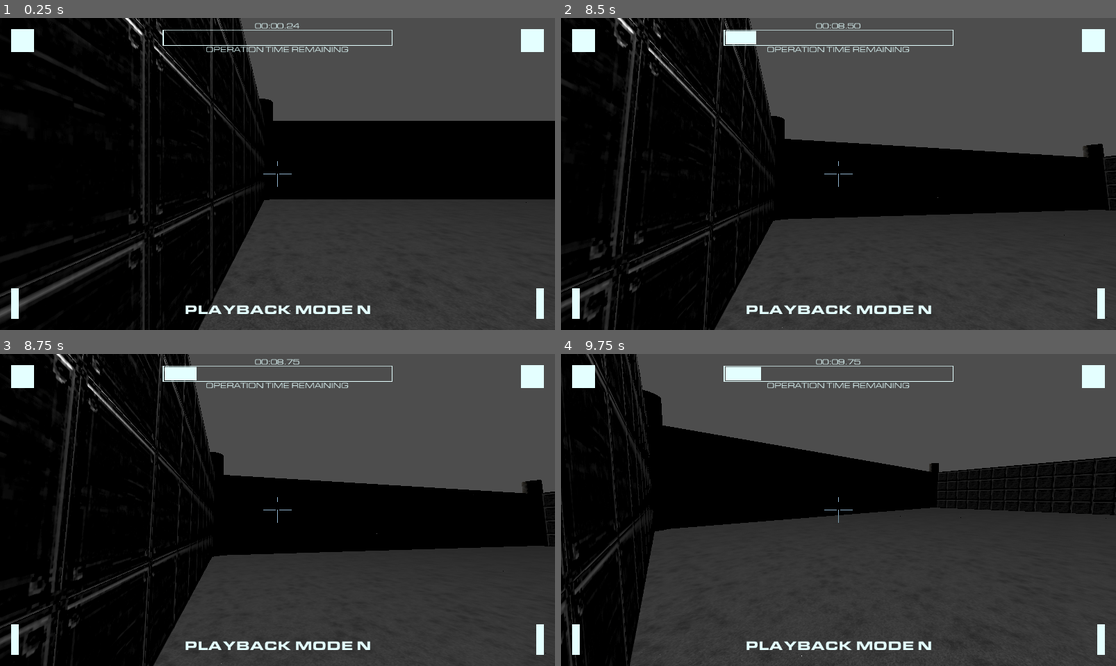
Above: before the commit, frames 1-4 (two rows, left to right).
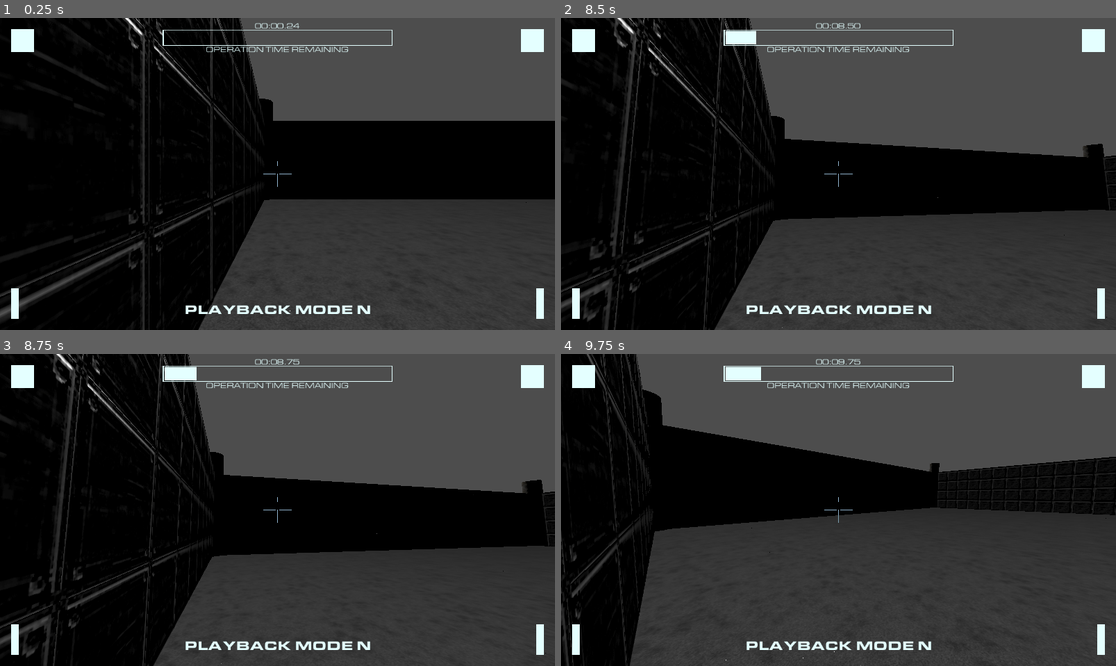
Above: after the commit, the same moments.

Repository: hadder10/Finished_game_2
Game: Godot game, scene res://Scenes/lvls/Level_1.tscn
Same seed, same stepped clock (60 frames per second), same inputs: the game is played once before the commit and once after it. Sound files missing from this copy of the repository are replaced by a short silence.
Inputs (mouse positions are in pixels of both pictures, inside the frame that each line leads up to):
- Up to frame 1 (0.25 s): no input
- Up to frame 2 (8.5 s): tap Enter (ui_accept) at 0.5, 0.77, 1.52, 3.02, 3.77, 4.52, 6.02, 6.77, 7.52 s; move the mouse to (866, 174) at 0.52 s; press the mouse at (866, 174) at 0.53 s; hold Shift (accel) from 0.53 s (still down); move the mouse to (810, 174) at 1.27 s; release the mouse at (810, 174) at 1.28 s; click (810, 174) at 1.35 s; move the mouse to (849, 167) at 2.02 s; press the mouse at (849, 167) at 2.03 s; move the mouse to (832, 180) at 2.77 s; release the mouse at (832, 180) at 2.78 s; click (832, 180) at 2.85 s; move the mouse to (877, 177) at 3.52 s; press the mouse at (877, 177) at 3.53 s; move the mouse to (794, 170) at 4.27 s; release the mouse at (794, 170) at 4.28 s; click (794, 170) at 4.35 s; move the mouse to (844, 174) at 5.02 s; press the mouse at (844, 174) at 5.03 s; move the mouse to (816, 167) at 5.77 s; release the mouse at (816, 167) at 5.78 s; click (816, 167) at 5.85 s; move the mouse to (866, 174) at 6.52 s; press the mouse at (866, 174) at 6.53 s; move the mouse to (810, 174) at 7.27 s; release the mouse at (810, 174) at 7.28 s; click (810, 174) at 7.35 s; move the mouse to (849, 167) at 8.02 s; press the mouse at (849, 167) at 8.03 s
- Up to frame 3 (8.75 s): keep holding Shift (accel)
- Up to frame 4 (9.75 s): tap Enter (ui_accept) at 8.75, 9.02, 9.5 s; move the mouse to (832, 516) at 8.77 s; release Shift (accel) at 8.78 s; release the mouse at (832, 516) at 8.78 s; hold A (move_left) 8.78-9.53 s; click (832, 516) at 8.85 s; move the mouse to (877, 513) at 9.52 s; press the mouse at (877, 513) at 9.53 s; hold Shift (accel) from 9.53 s (still down)

Frames 1-3 are identical in both runs. In frame 4, 0.9% of the frame differs, in the area x 0-100%, y 0-100%.

Commit message:
lvl 1 tweaks

Diff:
--- a/Scenes/lvls/Level_1.tscn
+++ b/Scenes/lvls/Level_1.tscn
@@ -36,7 +36,8 @@
 metadata/_editor_floor_ = Vector3(12, -4, -11)
 
 [node name="test_player" parent="." instance=ExtResource("2_ctoco")]
-transform = Transform3D(1, 0, 0, 0, 1, 0, 0, 0, 1, -21.4817, 1.45281, 0)
+transform = Transform3D(-4.37114e-08, 0, -1, 0, 1, 0, 1, 0, -4.37114e-08, -21.4817, 1.45281, 0)
+SPEED = 10.0
 
 [node name="DirectionalLight3D" type="DirectionalLight3D" parent="."]
 transform = Transform3D(1, 0, 0, 0, -0.534869, 0.844935, 0, -0.844935, -0.534869, 0, 15.8644, 0)
